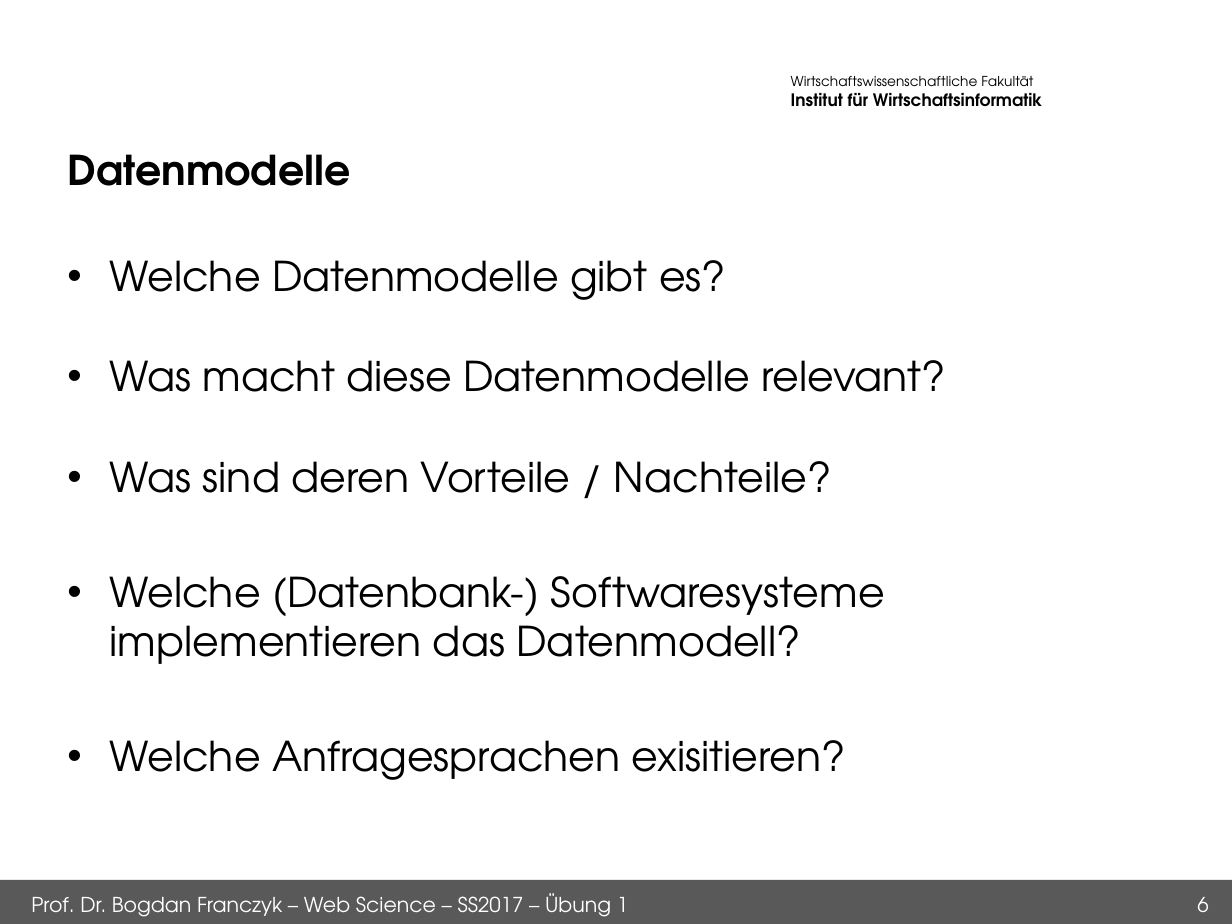
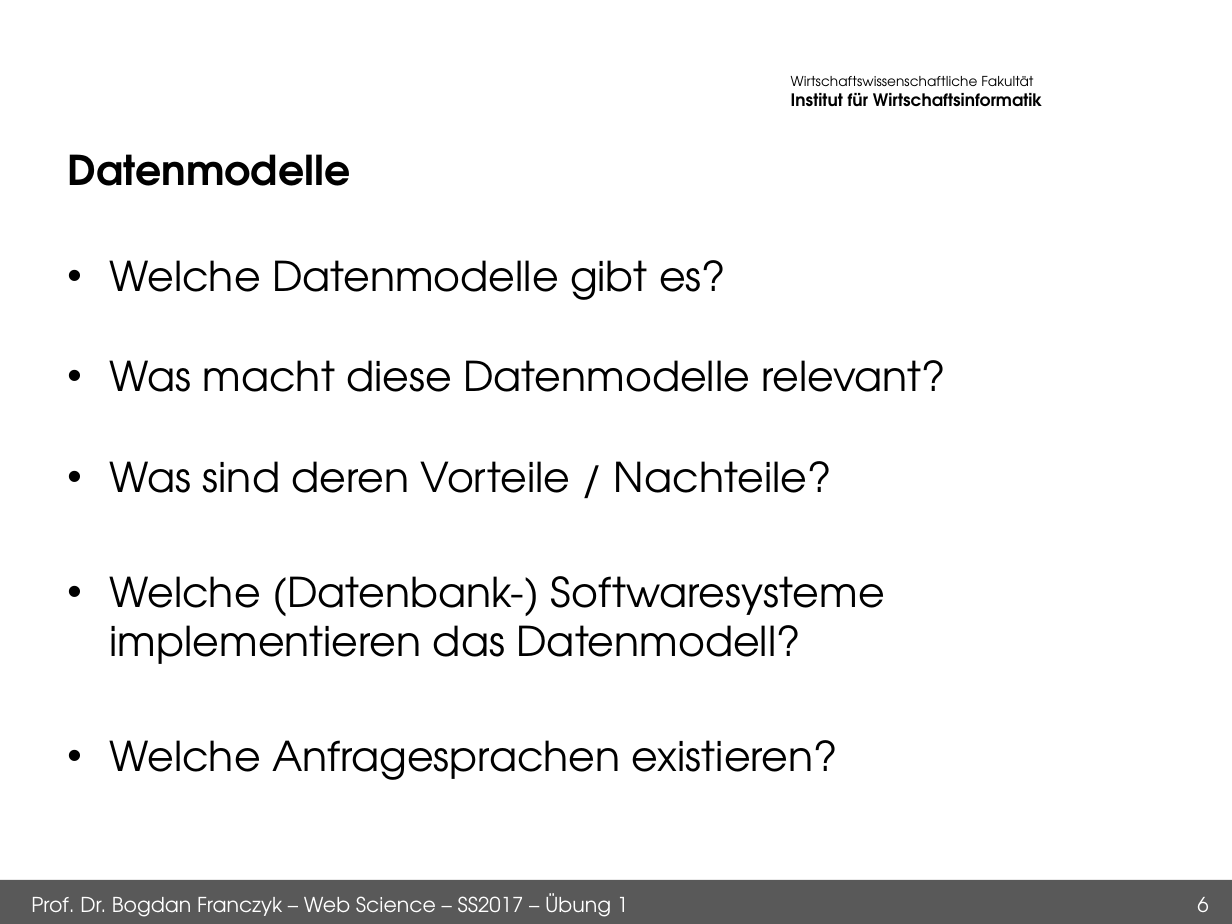
Before and after one commit to dhaeb/ue1_ws, a slide deck: slide 6 of ueb1.odp. Drawn at 1232x924 pixels with LibreOffice and Linux fonts; fonts in the diff are those of the drawing; background and template pictures are left out. Boxes give left, top, right and bottom in pixels: in the first picture for what was removed or moved away, otherwise in the second. Text is boxed around its words. In the diff, an @@ line names an element or a change of style, - is before the commit and + after.

```diff
--- a/ueb1.odp
+++ b/ueb1.odp
@@ text at (109,740,838,780): text changed @@
-• Welche Anfragesprachen exisitieren?
+• Welche Anfragesprachen existieren?
```
Also in this commit, not shown: 3 other slides changed, 3 other files.
